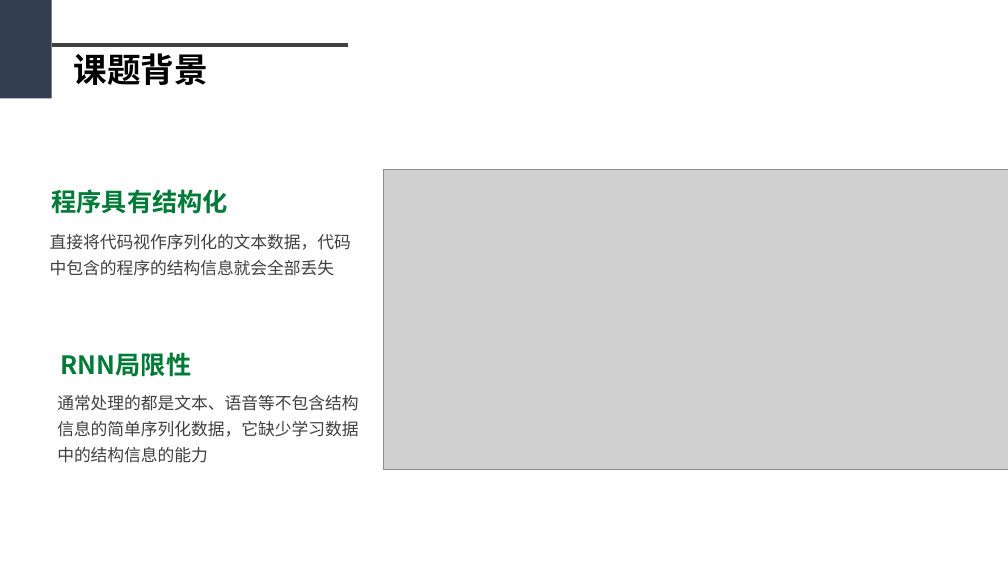
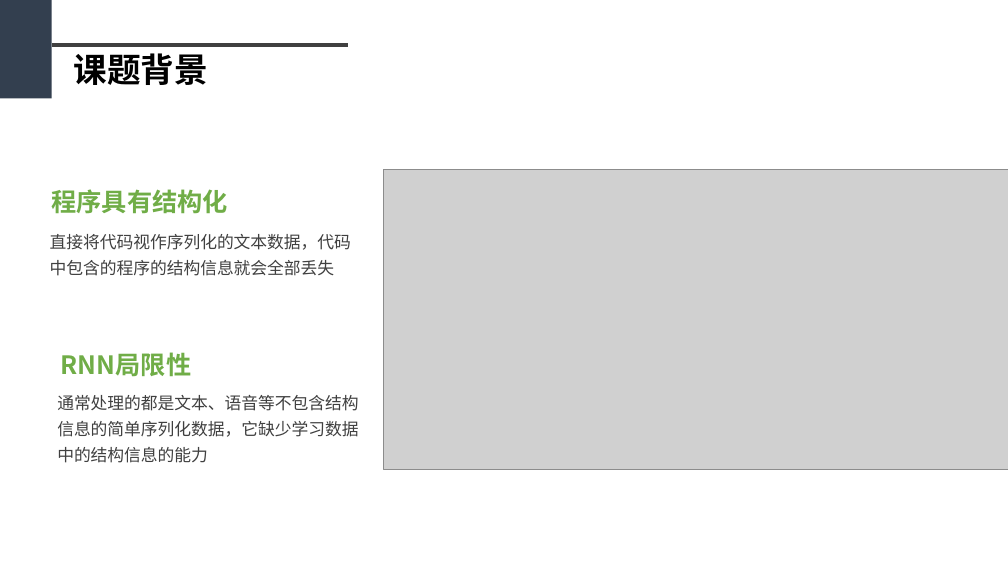
Before and after one commit to sfzhou5678/lstm, a slide deck: slide 5 of 毕业答辩PPT初稿1.pptx. Drawn at 1008x567 pixels with LibreOffice and Linux fonts; fonts in the diff are those of the drawing; grey boxes stand for pictures. Boxes give left, top, right and bottom in pixels: in the first picture for what was removed or moved away, otherwise in the second. Text is boxed around its words. In the diff, an @@ line names an element or a change of style, - is before the commit and + after.

```diff
--- a/毕业答辩PPT初稿1.pptx
+++ b/毕业答辩PPT初稿1.pptx
@@ text "程序具有结构化" at bbox=[51, 189, 227, 214]: text colour #007A37 to #70AD47 @@
@@ text "RNN局限性" at bbox=[61, 352, 192, 377]: text colour #007A37 to #70AD47 @@
```
Also in this commit, not shown: 12 other slides changed, 1 slide added, 4 other files.
